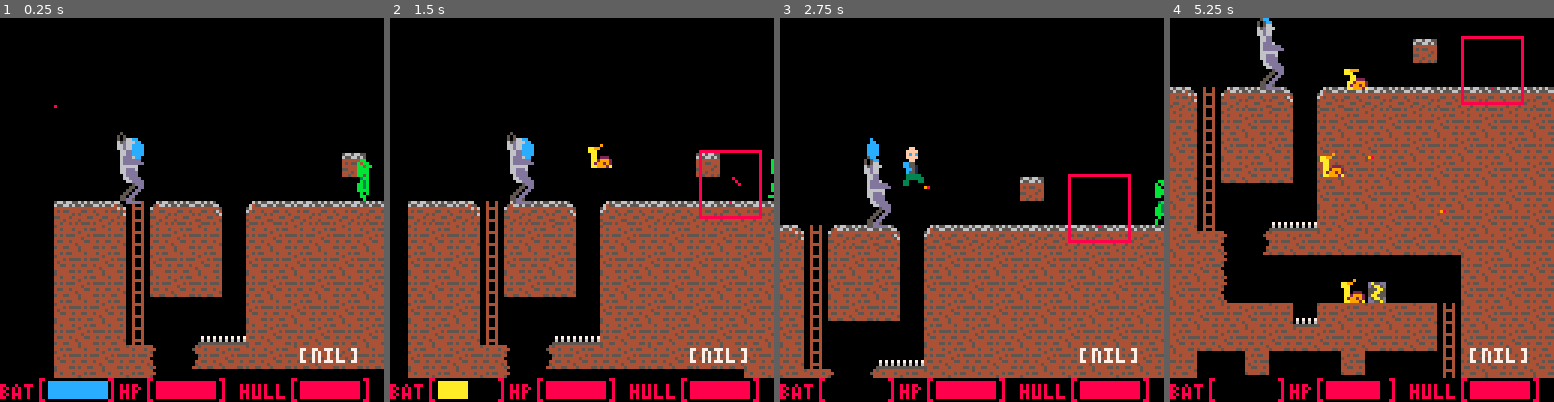
Above: before the commit, frames 1-4 (left to right).
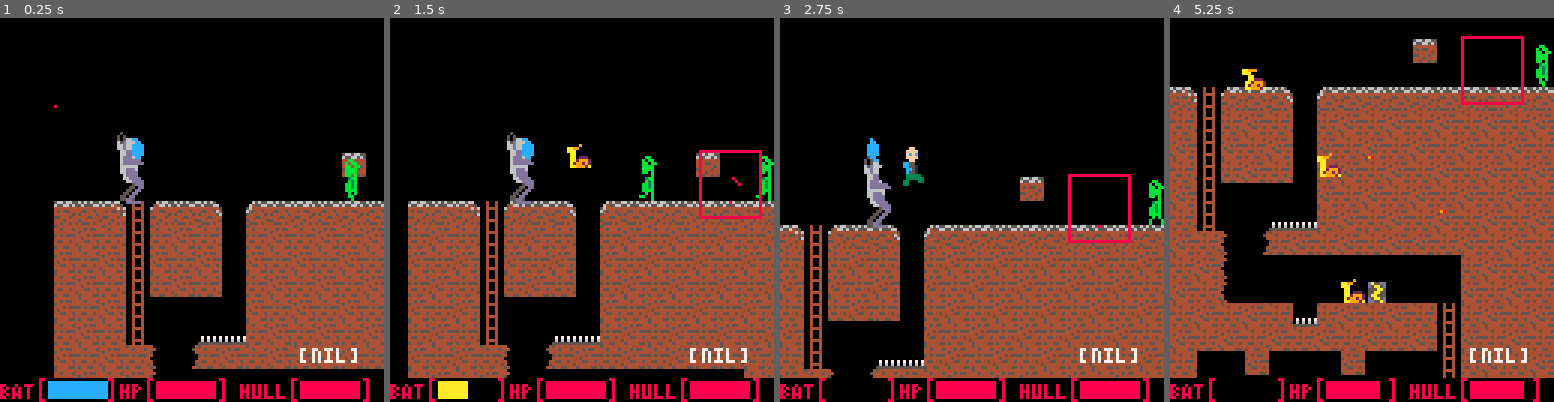
Above: after the commit, the same moments.

Repository: M2tias/LD39
Game: PICO-8 cartridge carts/mech.p8
Same seed, same stepped clock (60 frames per second), same inputs: the game is played once before the commit and once after it.
Inputs:
- Up to frame 1 (0.25 s): no input
- Up to frame 2 (1.5 s): tap X (X key) at 0.33, 1.07 s; tap O (Z key) at 0.7 s
- Up to frame 3 (2.75 s): hold Right 1.6-2.1 s; tap O (Z key) at 1.7, 2.1, 2.5 s; tap X (X key) at 1.85 s; hold Up 2.15-2.42 s; hold Right from 2.47 s (still down)
- Up to frame 4 (5.25 s): tap O (Z key) every 0.4 s from 2.9 to 4.9 s; tap X (X key) at 2.97, 4.08, 5.2 s; release Right at 3.03 s; hold Left 3.08-3.58 s; hold Down 3.63-3.97 s; hold Right 4.02-4.68 s; hold Up 4.73-5.03 s; hold Left from 5.08 s (still down)

The runs differ from the first frame. In frame 1, 0.5% of the frame differs, in the area x 89-97%, y 36-48%; in frame 2, 1.0%; in frame 3, 0.3%; in frame 4, 1.7%, in the area x 18-100%, y 0-100%.

Commit message:
Started working on more complex enemy mechanics

Diff:
--- a/carts/mech.p8
+++ b/carts/mech.p8
@@ -9,8 +9,15 @@
 - Animate shooting
 - Animate walking
 - Animate char's walking
-- Fix char's shooting frame, make it show longer
-- If collision doesn't work for mech's bullet, fix them
+- Overground enemies walk when visible
+- Underground enemies need collision detection
+	+ They shouldn't drop from ledges either
+- Picking up batteries
+- Jumping into the mech
+- Levels
+	+ Good spacing
+	+ Battery should last if good strat is used
+
 - P A R T I C L E S
 ]]--
 
@@ -33,7 +40,6 @@
 cam.x = 64
 cam.y = 64
 
--- mech is both an entity and the pannin camera coordinates
 mech = {}
 mech.x = 0
 mech.y = 0
@@ -48,7 +54,7 @@
 
 bullets = {} -- {x, y, dir}
 rockets = {} -- {x, y, dx, dy, step, explode}
-enemies = {} -- {x, y, frame, maxframes, height, dir, animated, sprite}
+enemies = {} -- {x, y, frame, maxframes, height, dir, animated, sprite, underground}
 
 
 intro = true
@@ -92,7 +98,14 @@
 
 		--enemy update
 		for enemy in all(enemies) do
-			--enemy.x = enemy.x - 0.5
+			-- move enemies if they are underground (always move) or visible
+			if(enemy.underground or (enemy.x > cam.x and enemy.x < cam.x+128 and enemy.y > cam.y and enemy.y < cam.y+128)) then
+				enemy.x = enemy.x - 0.5
+				if(enemy.underground) then
+					--TODO: detect collisions
+				end
+			end
+
 			-- char collision
 			-- todo: upper head doesn't seem to collide?
 			if(not char.inside) then
@@ -376,29 +389,29 @@
 end
 
 function create_ground_enemy()
-	local enemy = {x = 10+char.x, y = char.y, dir = false, frame = 0, maxframes = 3, dir = false, height = 2, animated = true, sprite = 74}
+	local enemy = {x = 10+char.x, y = char.y, dir = false, frame = 0, maxframes = 3, dir = false, height = 2, animated = true, sprite = 74, underground = false}
 	add(enemies, enemy)
 end
 
 function create_underground_enemy()
-	local enemy = {x = 10+char.x, y = char.y+8, dir = false, frame = 0, maxframes = 3, dir = false, height = 1, animated = true, sprite = 106}
+	local enemy = {x = 10+char.x, y = char.y+8, dir = false, frame = 0, maxframes = 3, dir = false, height = 1, animated = true, sprite = 106, underground = true}
 	add(enemies, enemy)
 end
 
 function create_ground_enemies()
-	local enemy = {x = 100, y = 16, dir = false, frame = 0, maxframes = 3, dir = false, height = 2, animated = true, sprite = 74}
+	local enemy = {x = 100, y = 16, dir = false, frame = 0, maxframes = 3, dir = false, height = 2, animated = true, sprite = 74, underground = false}
 	add(enemies, enemy)
-	local enemy = {x = 120, y = 16, dir = false, frame = 0, maxframes = 3, dir = false, height = 2, animated = true, sprite = 74}
+	local enemy = {x = 120, y = 16, dir = false, frame = 0, maxframes = 3, dir = false, height = 2, animated = true, sprite = 74, underground = false}
 	add(enemies, enemy)
-	local enemy = {x = 140, y = 16, dir = false, frame = 0, maxframes = 3, dir = false, height = 2, animated = true, sprite = 74}
+	local enemy = {x = 140, y = 16, dir = false, frame = 0, maxframes = 3, dir = false, height = 2, animated = true, sprite = 74, underground = false}
 	add(enemies, enemy)
-	local enemy = {x = 150, y = 16, dir = false, frame = 0, maxframes = 3, dir = false, height = 2, animated = true, sprite = 74}
+	local enemy = {x = 150, y = 16, dir = false, frame = 0, maxframes = 3, dir = false, height = 2, animated = true, sprite = 74, underground = false}
 	add(enemies, enemy)
-	local enemy = {x = 155, y = 16, dir = false, frame = 0, maxframes = 3, dir = false, height = 2, animated = true, sprite = 74}
+	local enemy = {x = 155, y = 16, dir = false, frame = 0, maxframes = 3, dir = false, height = 2, animated = true, sprite = 74, underground = false}
 	add(enemies, enemy)
-	local enemy = {x = 157, y = 16, dir = false, frame = 0, maxframes = 3, dir = false, height = 2, animated = true, sprite = 74}
+	local enemy = {x = 157, y = 16, dir = false, frame = 0, maxframes = 3, dir = false, height = 2, animated = true, sprite = 74, underground = false}
 	add(enemies, enemy)
-	local enemy = {x = 160, y = 16, dir = false, frame = 0, maxframes = 3, dir = false, height = 2, animated = true, sprite = 74}
+	local enemy = {x = 160, y = 16, dir = false, frame = 0, maxframes = 3, dir = false, height = 2, animated = true, sprite = 74, underground = false}
 	add(enemies, enemy)
 end
 
Not shown, changed: config.txt
